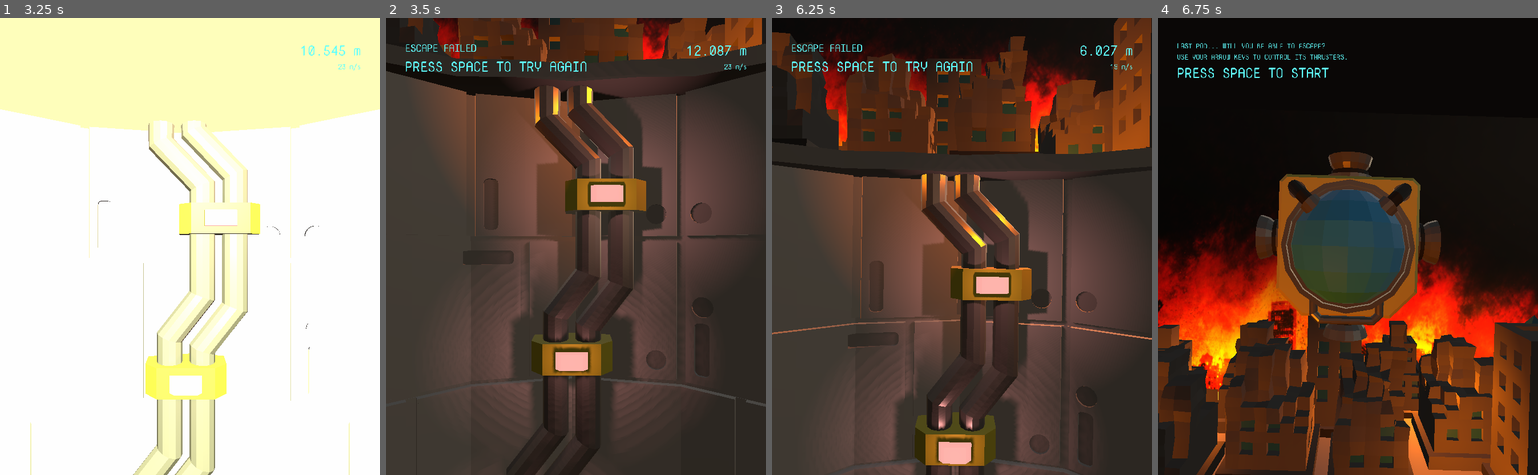
Above: before the commit, frames 1-4 (left to right).
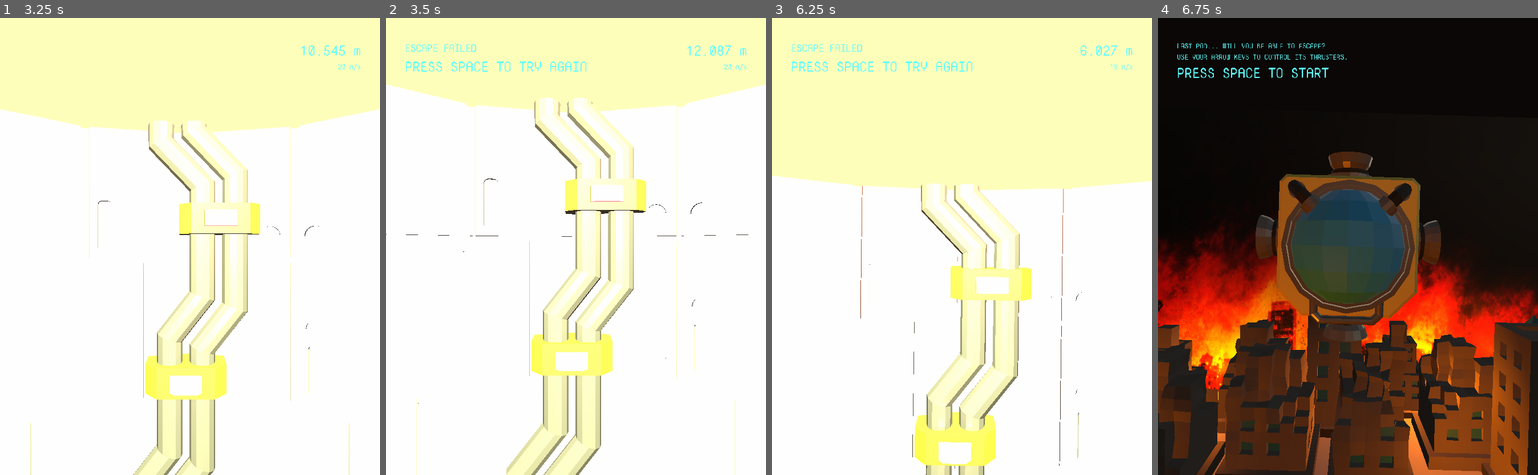
Above: after the commit, the same moments.

Repository: marksteve/SudoXE
Game: Godot game, scene res://Main.tscn
The game is run twice, just before and just after one commit, with the same random seed, the same clock (stepped at 60 frames per second) and the same inputs.
Inputs:
- Up to frame 1 (3.25 s): tap Space at 0.5 s; hold Right (ui_right) 0.53-1.28 s; tap Enter (ui_accept) at 0.77, 1.52, 3.02 s; hold Down (ui_down) 1.28-2.03 s; hold Right (ui_right) 2.03-2.78 s; hold Up (ui_up) from 2.78 s (still down)
- Up to frame 2 (3.5 s): keep holding Up (ui_up)
- Up to frame 3 (6.25 s): tap Space at 3.5 s; release Up (ui_up) at 3.53 s; hold Left (ui_left) 3.53-5.03 s; tap Enter (ui_accept) at 3.77, 4.52, 6.02 s; hold Down (ui_down) 5.03-5.78 s; hold Right (ui_right) from 5.78 s (still down)
- Up to frame 4 (6.75 s): tap Space at 6.5 s; release Right (ui_right) at 6.53 s; hold Up (ui_up) from 6.53 s (still down)

Frame 1 is identical in both runs. In frame 2, 99% of the frame differs, in the area x 0-100%, y 0-100%; in frame 3, 100%; in frame 4, nothing differs.

Commit message:
Add sounds

Diff:
--- /dev/null
+++ b/BGM.gd
@@ -0,0 +1,6 @@
+extends AudioStreamPlayer
+
+
+func _on_UI_screen_changed(screen):
+	if screen == "title":
+		self.seek(0)
--- a/Main.tscn
+++ b/Main.tscn
@@ -11,6 +11,9 @@
 [ext_resource path="res://models/explosion/explosion.tscn" type="PackedScene" id=9]
 [ext_resource path="res://models/City.gd" type="Script" id=10]
 [ext_resource path="res://default_env.tres" type="Environment" id=11]
+[ext_resource path="res://sounds/bg.mp3" type="AudioStream" id=12]
+[ext_resource path="res://BGM.gd" type="Script" id=13]
+[ext_resource path="res://sounds/intro_explode.wav" type="AudioStream" id=14]
 
 [sub_resource type="DynamicFont" id=1]
 font_data = ExtResource( 5 )
@@ -39,6 +42,9 @@
 
 [node name="Explosion" parent="City" instance=ExtResource( 9 )]
 transform = Transform( 0.1, 0, 0, 0, 0.1, 0, 0, 0, 0.1, 0, 0, -40 )
+
+[node name="SFXExplode" type="AudioStreamPlayer" parent="City"]
+stream = ExtResource( 14 )
 
 [node name="Ship" parent="." instance=ExtResource( 1 )]
 transform = Transform( 1, 0, 0, 0, 1, 0, 0, 0, 1, 0, 20, 0 )
@@ -151,14 +157,20 @@
 align = 2
 valign = 2
 
+[node name="BGM" type="AudioStreamPlayer" parent="."]
+stream = ExtResource( 12 )
+autoplay = true
+script = ExtResource( 13 )
+
+[connection signal="depth_changed" from="Ship" to="Boulders" method="_on_Ship_depth_changed"]
 [connection signal="depth_changed" from="Ship" to="Tunnel" method="_on_Ship_depth_changed"]
+[connection signal="depth_changed" from="Ship" to="UI" method="_on_Ship_depth_changed"]
 [connection signal="depth_changed" from="Ship" to="Camera" method="_on_Ship_depth_changed"]
 [connection signal="depth_changed" from="Ship" to="City" method="_on_Ship_depth_changed"]
-[connection signal="depth_changed" from="Ship" to="Boulders" method="_on_Ship_depth_changed"]
-[connection signal="depth_changed" from="Ship" to="UI" method="_on_Ship_depth_changed"]
+[connection signal="destroyed" from="Ship" to="UI" method="_on_Ship_destroyed"]
 [connection signal="destroyed" from="Ship" to="Camera" method="_on_Ship_destroyed"]
-[connection signal="destroyed" from="Ship" to="UI" method="_on_Ship_destroyed"]
 [connection signal="screen_changed" from="UI" to="Tunnel" method="_on_UI_screen_changed"]
+[connection signal="screen_changed" from="UI" to="BGM" method="_on_UI_screen_changed"]
+[connection signal="screen_changed" from="UI" to="Camera" method="_on_UI_screen_changed"]
 [connection signal="screen_changed" from="UI" to="Ship" method="_on_UI_screen_changed"]
-[connection signal="screen_changed" from="UI" to="Camera" method="_on_UI_screen_changed"]
 [connection signal="screen_changed" from="UI" to="City" method="_on_UI_screen_changed"]
--- a/Ship.gd
+++ b/Ship.gd
@@ -9,6 +9,7 @@
 onready var bottom_rocket = $BottomRocket
 onready var right_rocket = $RightRocket
 onready var left_rocket = $LeftRocket
+onready var sfx_destroy = $SFXDestroy
 var is_destroyed = false
 
 func apply_rotation(position: Vector3):
@@ -50,6 +51,7 @@
 	if is_destroyed:
 		return
 
+	sfx_destroy.play(1)
 	emit_signal("destroyed")
 	is_destroyed = true
 
--- a/Ship.tscn
+++ b/Ship.tscn
@@ -1,8 +1,9 @@
-[gd_scene load_steps=5 format=2]
+[gd_scene load_steps=6 format=2]
 
 [ext_resource path="res://Ship.gd" type="Script" id=1]
 [ext_resource path="res://models/ship/ship.tscn" type="PackedScene" id=2]
 [ext_resource path="res://Rocket.tscn" type="PackedScene" id=3]
+[ext_resource path="res://sounds/ship_explode.wav" type="AudioStream" id=4]
 
 [sub_resource type="BoxShape" id=1]
 
@@ -16,7 +17,7 @@
 [node name="CollisionShape" type="CollisionShape" parent="."]
 shape = SubResource( 1 )
 
-[node name="ship" parent="." instance=ExtResource( 2 )]
+[node name="ShipModel" parent="." instance=ExtResource( 2 )]
 
 [node name="RightRocket" parent="." instance=ExtResource( 3 )]
 transform = Transform( -4.37114e-08, -1, 0, 1, -4.37114e-08, 0, 0, 0, 1, 1.25, 0.1, 0 )
@@ -30,4 +31,7 @@
 [node name="BottomRocket" parent="." instance=ExtResource( 3 )]
 transform = Transform( 1, 0, 0, 0, 1, 0, 0, 0, 1, 0, -1.25, 0 )
 
+[node name="SFXDestroy" type="AudioStreamPlayer" parent="."]
+stream = ExtResource( 4 )
+
 [connection signal="body_entered" from="." to="." method="_on_Ship_body_entered"]
--- a/models/City.gd
+++ b/models/City.gd
@@ -2,6 +2,7 @@
 
 onready var explosion = $Explosion
 onready var explosion_light = $Explosion/OmniLight
+onready var sfx_explode = $SFXExplode
 
 func _on_Ship_depth_changed(depth, velocity):
 	var scale = min((20 + depth) / 20, 2.0)
@@ -10,5 +11,7 @@
 
 
 func _on_UI_screen_changed(screen):
-	explosion.scale = Vector3(0, 0, 0)
-	explosion_light.omni_range = 0
+	if screen == "title":
+		explosion.scale = Vector3(0, 0, 0)
+		explosion_light.omni_range = 0
+		sfx_explode.play(0)
Not shown: 1 places in Main.tscn that only renumber resources
Not shown, added: sounds/bg.mp3.import
Not shown, added: sounds/intro_explode.wav.import
Not shown, added: sounds/ship_explode.wav.import
Not shown, added: sounds/bg.mp3
Not shown, added: sounds/intro_explode.wav
Not shown, added: sounds/ship_explode.wav
